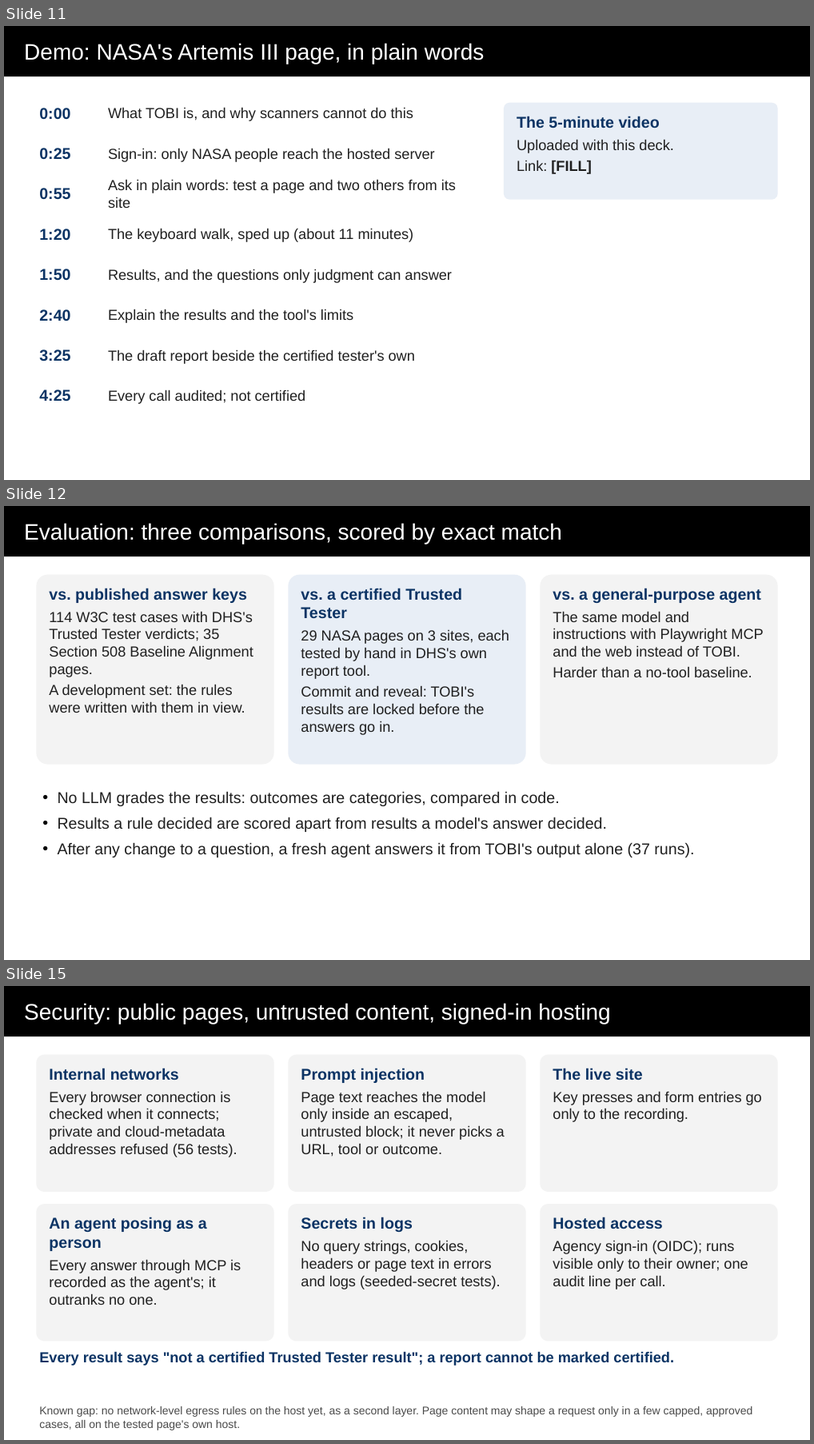
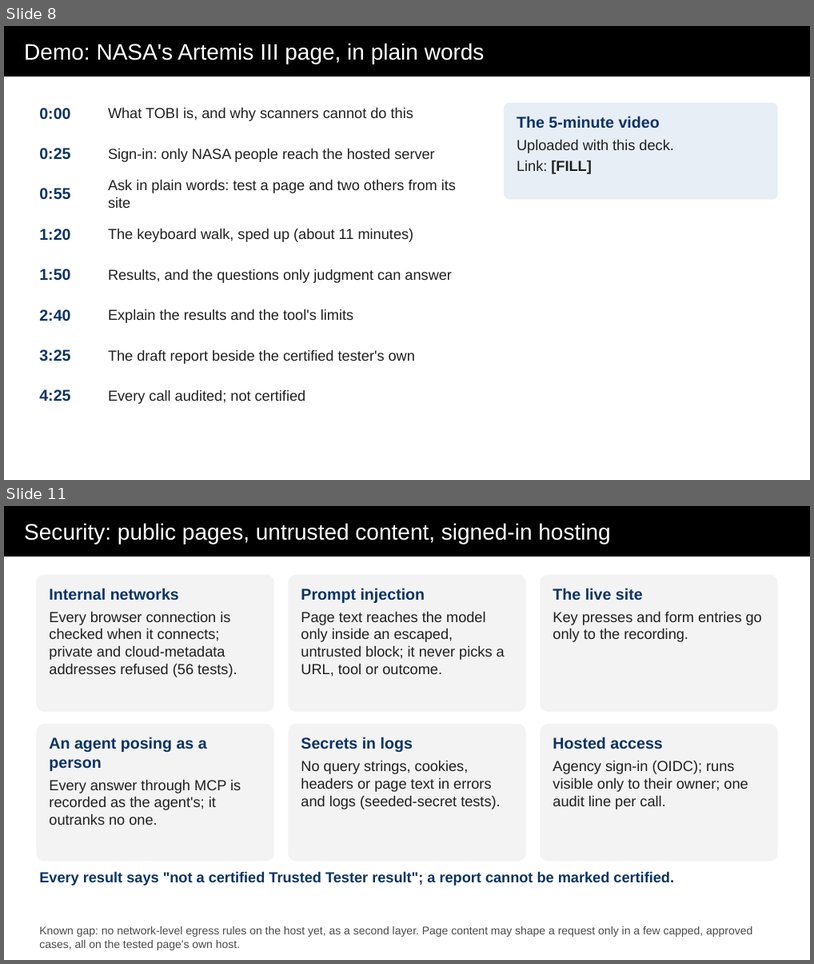
Before and after one commit to abbybowman/tobi508, a slide deck: docs/hackathon/out/TOBI-deck.pptx. Shown one above the other, each under a label of ours: slides 11, 12 and 15 before the commit, slides 8 and 11 after it; the slides between them are not shown. The pictures are 814x1444 and 814x964 pixels, drawn with LibreOffice and Linux fonts; fonts in the diff are those of the drawing. Boxes give left, top, right and bottom in pixels: in the first picture for what was removed or moved away, otherwise in the second. Text is boxed around its words. In the diff, an @@ line names an element or a change of style, - is before the commit and + after.

```diff
--- a/docs/hackathon/out/TOBI-deck.pptx
+++ b/docs/hackathon/out/TOBI-deck.pptx
@@ slide 12 removed at [4,506,810,960], background #FFFFFF @@
@@ title removed at [4,506,810,557] @@
-Evaluation: three comparisons, scored by exact match
@@ rounded rectangle removed at [36,575,274,764] @@
@@ rounded rectangle removed at [288,575,526,764] @@
@@ rounded rectangle removed at [540,575,778,764] @@
@@ text removed at [49,588,254,712] @@
-vs. published answer keys
-114 W3C test cases with DHS's Trusted Tester verdicts; 35 Section 508 Baseline Alignment pages.
-A development set: the rules were written with them in view.
@@ text removed at [301,588,510,735] @@
-vs. a certified Trusted Tester
-29 NASA pages on 3 sites, each tested by hand in DHS's own report tool.
-Commit and reveal: TOBI's results are locked before the answers go in.
@@ text removed at [553,588,763,677] @@
-vs. a general-purpose agent
-The same model and instructions with Playwright MCP and the web instead of TOBI.
-Harder than a no-tool baseline.
@@ text removed at [58,791,694,857] @@
-• No LLM grades the results: outcomes are categories, compared in code.
-• Results a rule decided are scored apart from results a model's answer decided.
-• After any change to a question, a fresh agent answers it from TOBI's output alone (37 runs).
@@ what was slide 11 is now slide 8 @@
@@ what was slide 15 is now slide 11 @@
```
Also in this commit, not shown: 3 slides changed, 2 slides added, 5 other slides removed, 2 other files.
